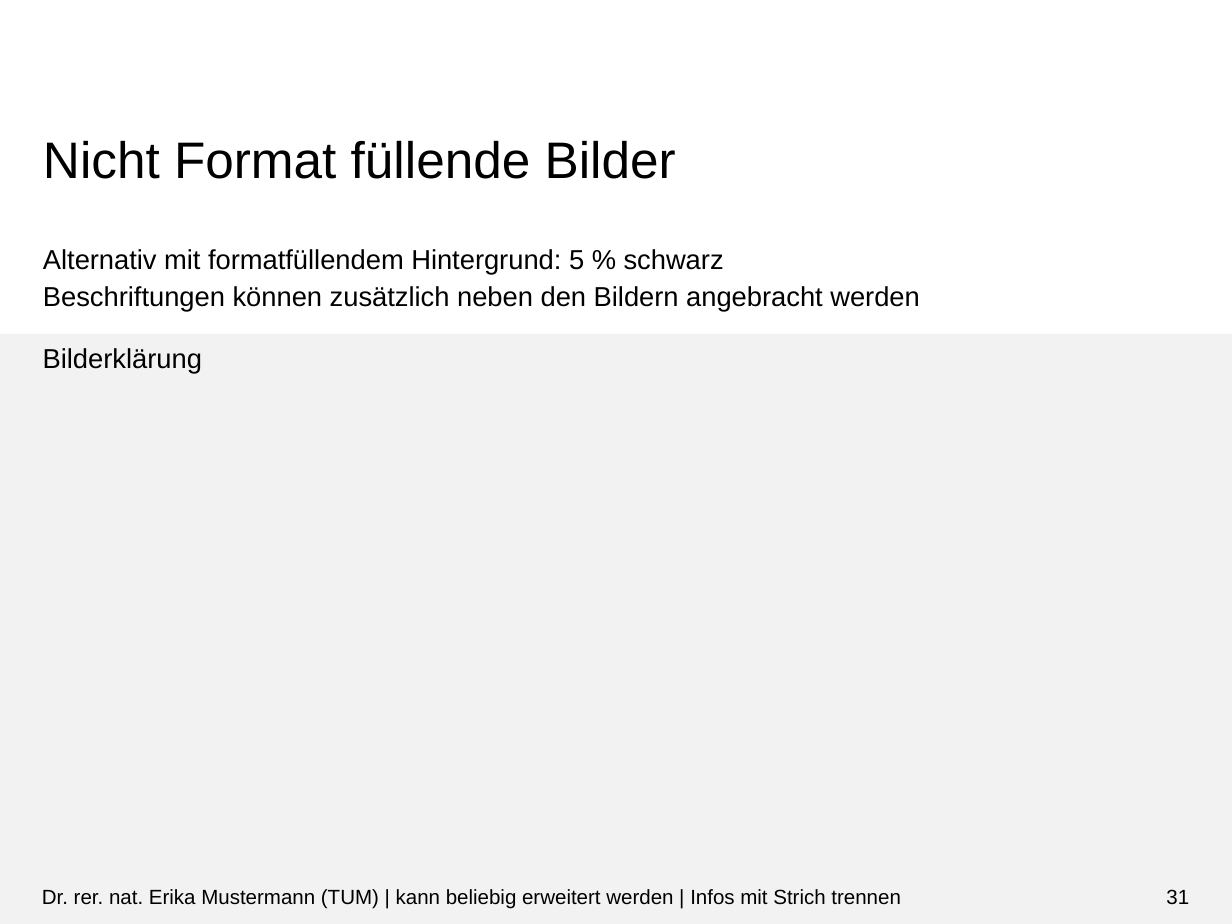
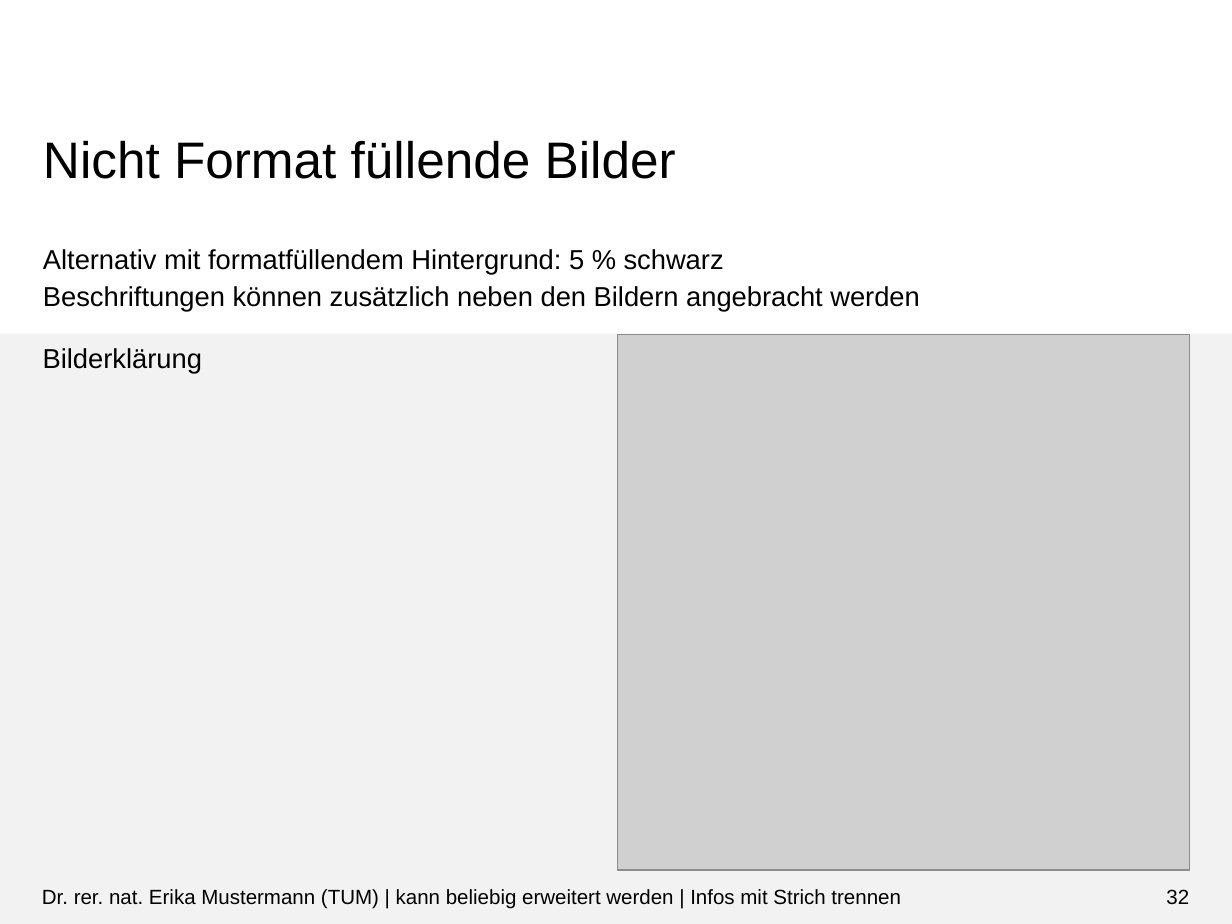
Before and after one commit to Tom-Huang/visual_navigation, a slide deck: slide 32 of Indirect Visual Odometry with Optical Flow.pptx (slide 31 before the commit). Drawn at 1232x924 pixels with LibreOffice and Linux fonts; fonts in the diff are those of the drawing; grey boxes stand for pictures; background and template pictures are left out. Boxes give left, top, right and bottom in pixels: in the first picture for what was removed or moved away, otherwise in the second. Text is boxed around its words. In the diff, an @@ line names an element or a change of style, - is before the commit and + after.

```diff
--- a/Indirect Visual Odometry with Optical Flow.pptx
+++ b/Indirect Visual Odometry with Optical Flow.pptx
@@ picture added at [617, 335, 1189, 871] @@
@@ page number at [1166, 889, 1189, 905]: text changed @@
-31
+32
```
Also in this commit, not shown: 19 other slides changed, 2 slides added, 1 slide removed, 2 other files.
